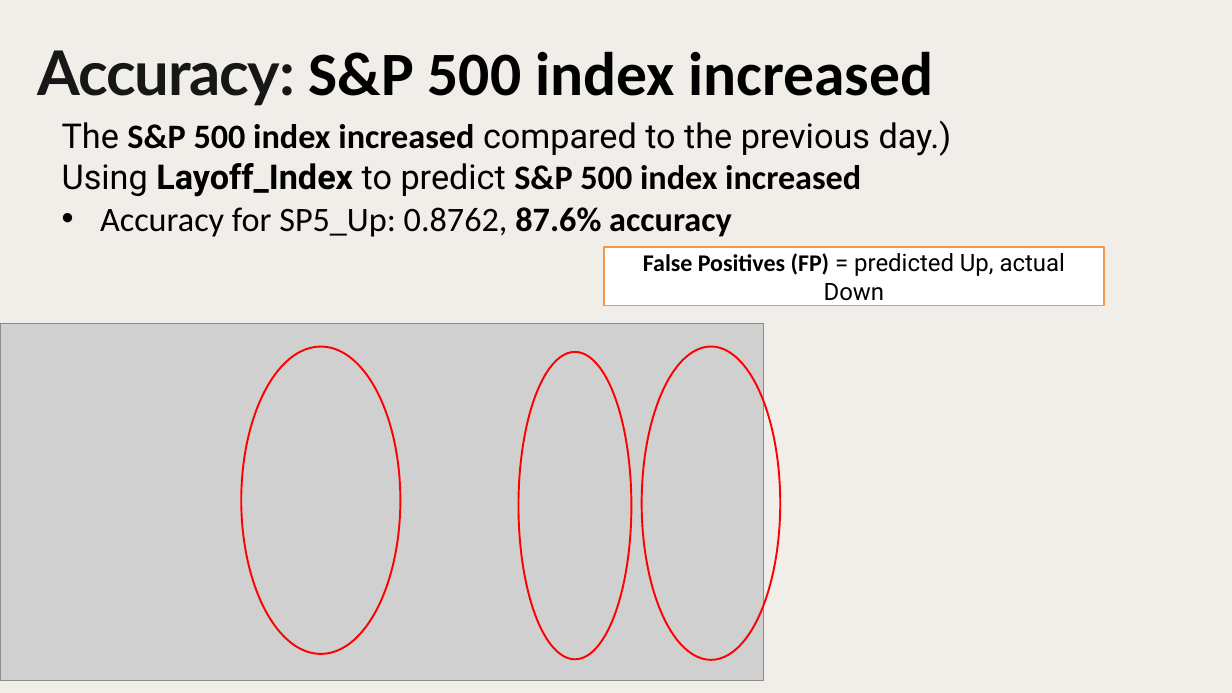
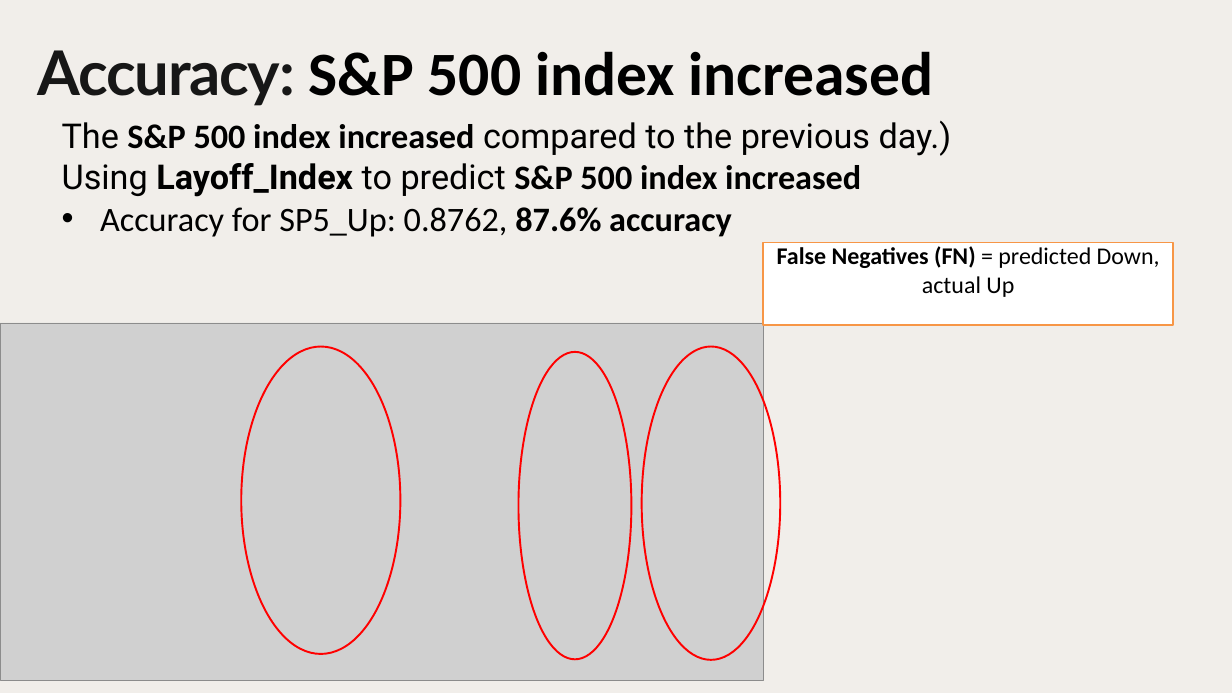
Before and after one commit to Alice-Jhang-spaces/Economic-Predictions-By-Layoffs, a slide deck: slide 10 of slide/Economic_by_layoffs.pptx (slide 9 before the commit). Drawn at 1232x693 pixels with LibreOffice and Linux fonts; fonts in the diff are those of the drawing; grey boxes stand for pictures. Boxes give left, top, right and bottom in pixels: in the first picture for what was removed or moved away, otherwise in the second. Text is boxed around its words. In the diff, an @@ line names an element or a change of style, - is before the commit and + after.

```diff
--- a/slide/Economic_by_layoffs.pptx
+++ b/slide/Economic_by_layoffs.pptx
@@ rectangle "False Negatives (FN) = predicted ...": place and size @@
-rectangle "False Negatives (FN) = predicted ..." at (604,247,1103,306)
+rectangle "False Negatives (FN) = predicted ..." at (763,243,1173,325)
@@ text in rectangle at (777,246,1160,297): text changed; font Roboto to Calibri @@
-False Positives (FP) = predicted Up, actual Down
+False Negatives (FN) = predicted Down, actual Up
```
Also in this commit, not shown: 6 other slides changed, 1 slide added, 2 slides removed.
